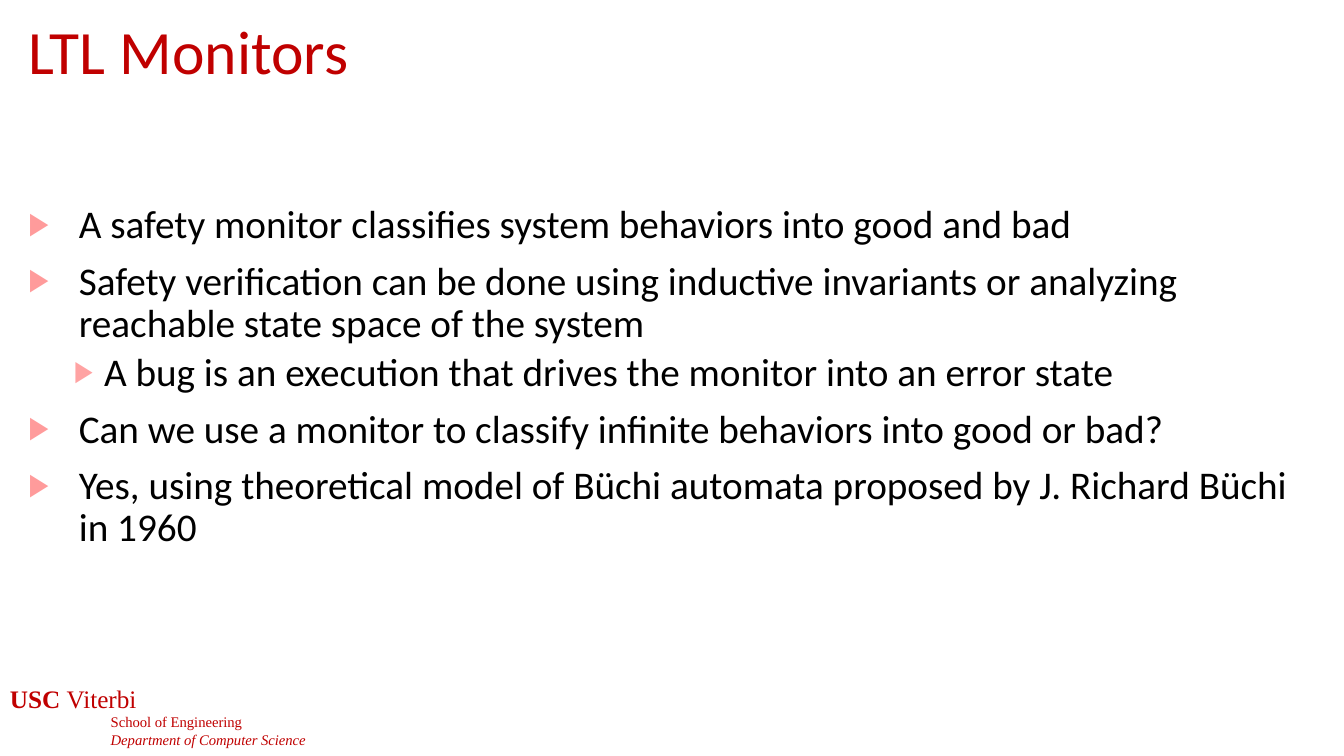
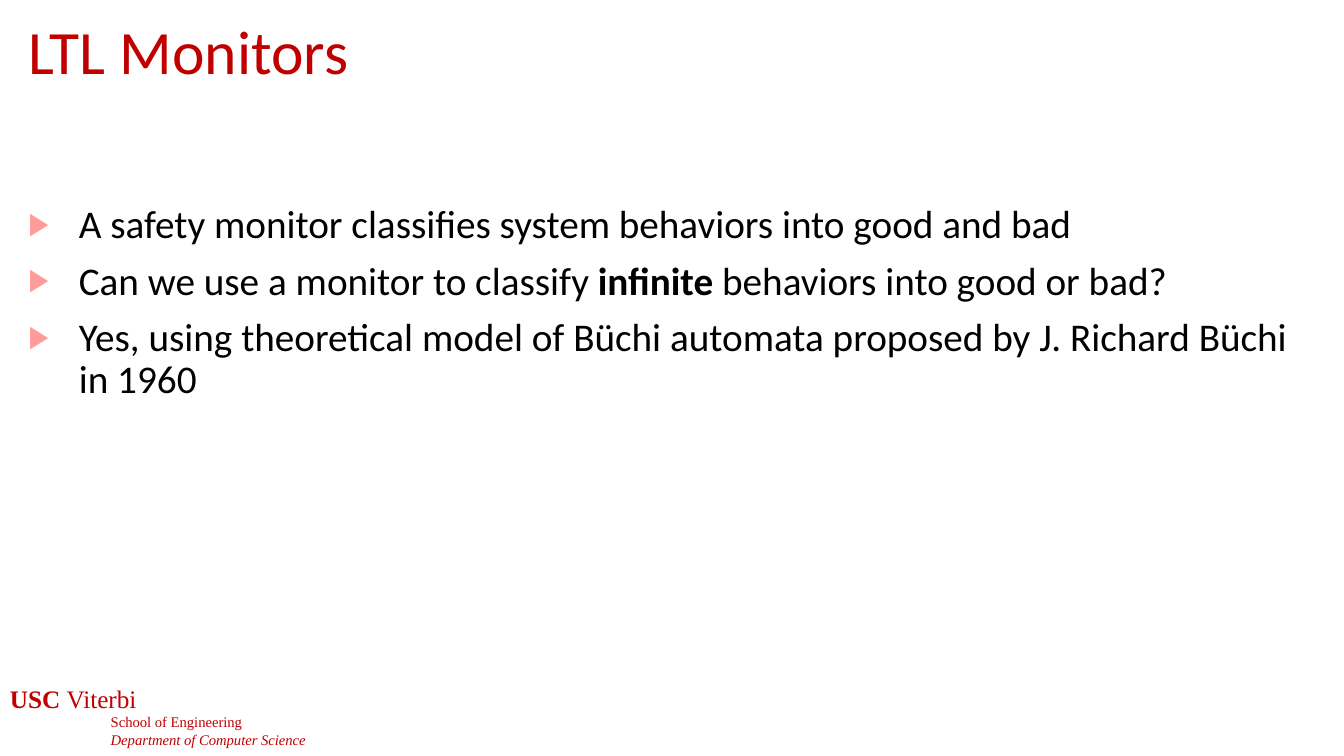
Before and after one commit to jdeshmukh/jdeshmukh.github.io, a slide deck: slide 35 of teaching/cs513-autocps-fall-2024/slides/LTL.pptx (slide 34 before the commit). Drawn at 1344x756 pixels with LibreOffice and Linux fonts; fonts in the diff are those of the drawing; background and template pictures are left out. Boxes give left, top, right and bottom in pixels: in the first picture for what was removed or moved away, otherwise in the second. Text is boxed around its words. In the diff, an @@ line names an element or a change of style, - is before the commit and + after.

```diff
--- a/teaching/cs513-autocps-fall-2024/slides/LTL.pptx
+++ b/teaching/cs513-autocps-fall-2024/slides/LTL.pptx
@@ text at <box>79,267,1177,393</box>: paragraphs removed @@
-▶ Safety verification can be done using inductive invariants or analyzing reachable state space of the system
-  ▶ A bug is an execution that drives the monitor into an error state
@@ text at <box>79,267,1167,302</box>: bold on in "infinite" @@
```
Also in this commit, not shown: 4 other slides changed, 1 slide added, 3 other files.
